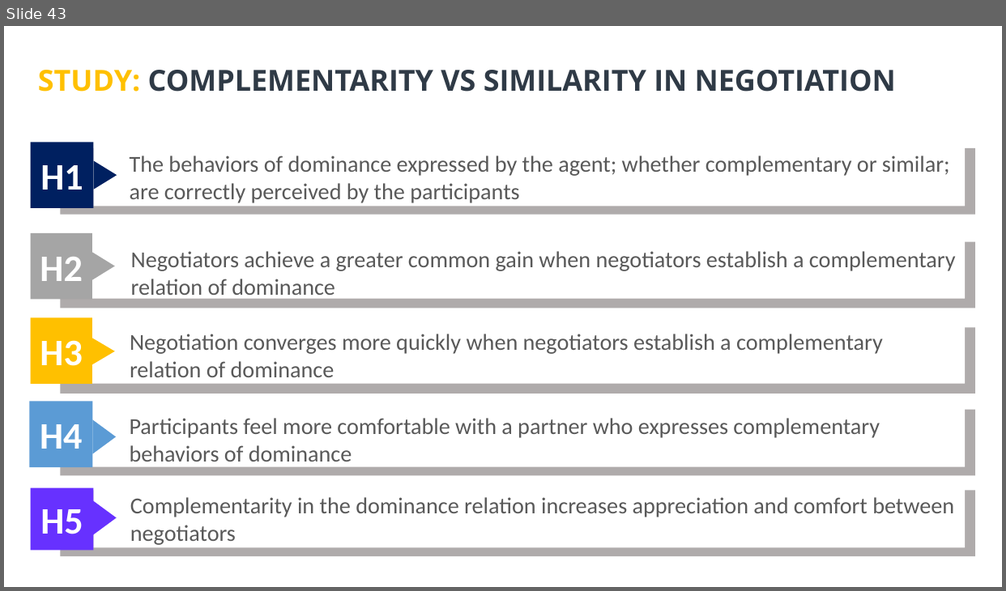
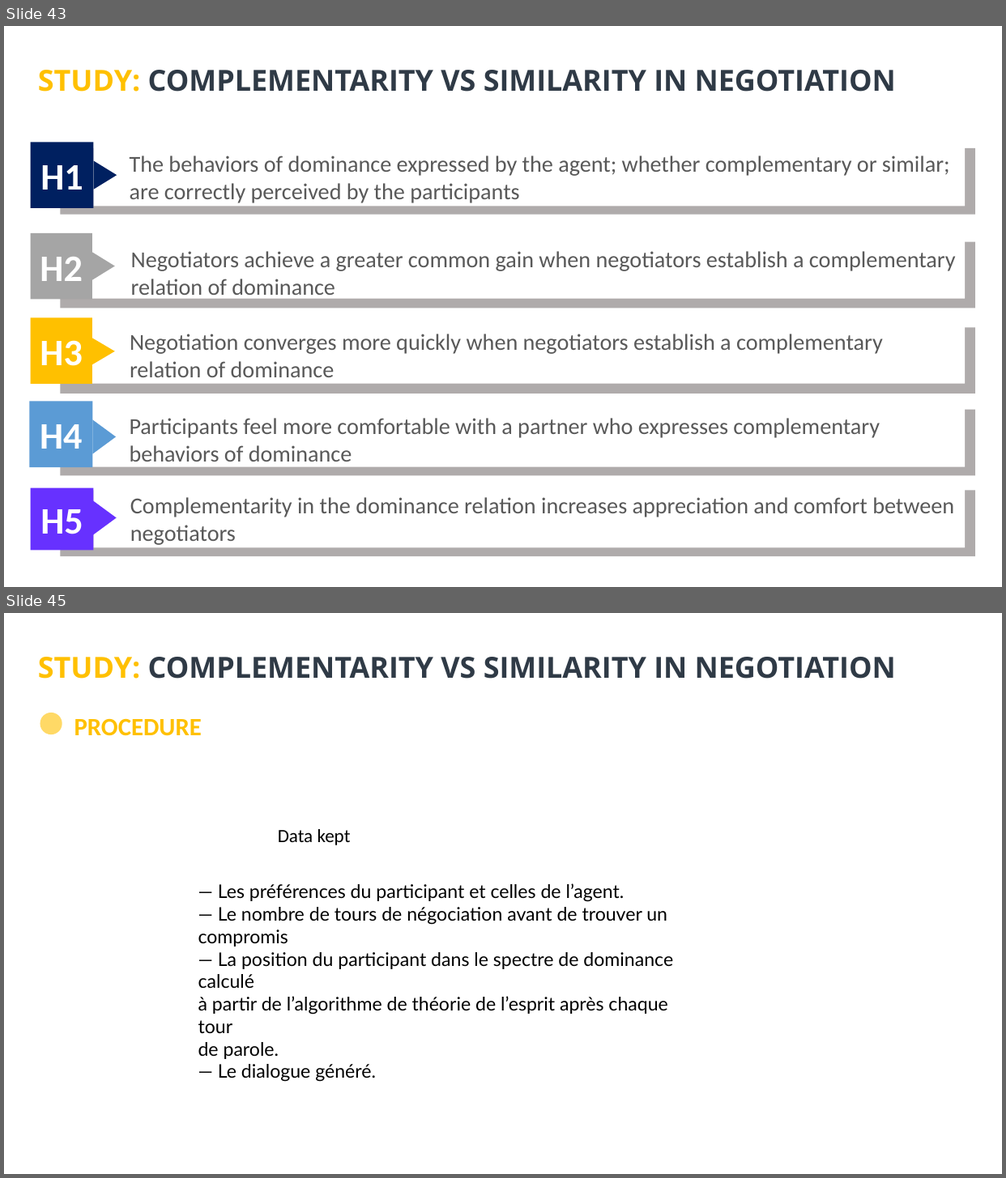
Before and after one commit to Olydia/Discolog, a slide deck: thesis_v2/presentation/thses.pptx. Shown one above the other, each under a label of ours: slide 43 before the commit, slides 43 and 45 after it; the slides between them are not shown. The pictures are 1006x591 and 1006x1178 pixels, drawn with LibreOffice and Linux fonts; fonts in the diff are those of the drawing. Boxes give left, top, right and bottom in pixels: in the first picture for what was removed or moved away, otherwise in the second. Text is boxed around its words. In the diff, an @@ line names an element or a change of style, - is before the commit and + after.

```diff
--- a/thesis_v2/presentation/thses.pptx
+++ b/thesis_v2/presentation/thses.pptx
@@ slide 45 added at (4, 613, 1002, 1174), background #FFFFFF @@
@@ title added at (38, 657, 896, 679), 28 pt, text #2F3A46, bold @@
+STUDY: COMPLEMENTARITY VS SIMILARITY IN NEGOTIATION
@@ ellipse added at (40, 713, 62, 735), fill #FFD966 @@
@@ text added at (74, 718, 202, 736), 24 pt, text #FFC000, bold @@
+PROCEDURE
@@ text added at (278, 829, 351, 845), 18 pt, text #000000 @@
+Data kept
@@ text added at (198, 884, 673, 1059), 18 pt, text #000000 @@
+— Les préférences du participant et celles de l’agent.
+— Le nombre de tours de négociation avant de trouver un compromis
+— La position du participant dans le spectre de dominance calculé
+à partir de l’algorithme de théorie de l’esprit après chaque tour
+de parole.
+— Le dialogue généré.
```
Also in this commit, not shown: 4 slides changed, 1 other slide added, 1 slide removed.
